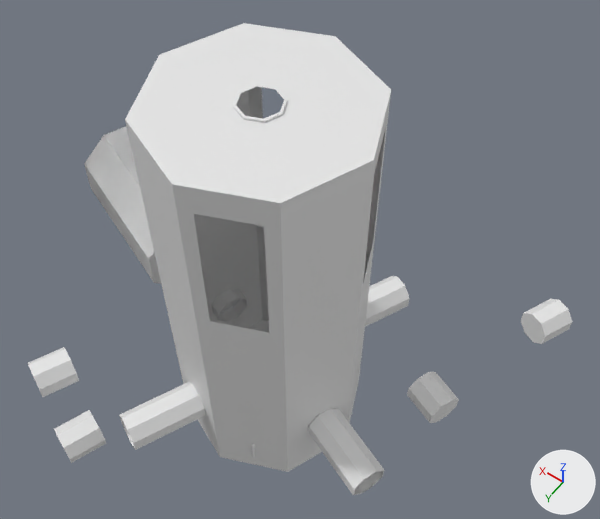
An edit to the Blender file Blender Files/Class Scene File.blend, drawn before and after from the same camera.
Camera for both pictures: a camera (50 mm lens) standing at (-117.0, 144.0, 334.0) and looking at (-2.0, -16.0, 82.0). Lighting does not change. The marker at lower right points along +X, +Y and +Z. The older version comes first.
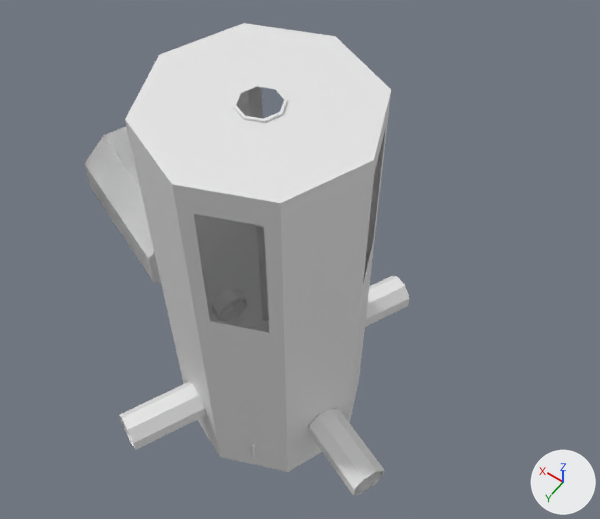
Diff of the bpy script that builds the scene:
```diff
--- a/Blender Files/Class Scene File.blend.py
+++ b/Blender Files/Class Scene File.blend.py
@@ ob_cylinder_001 @@
-ob_cylinder_001 = bpy.data.objects.new('Cylinder.001', me_cylinder_003)
-ob_cylinder_001.location = (64.1, 62.0, 40.4)
-ob_cylinder_001.rotation_euler = (-1.547, 0.398, -0.413)  # degrees (-89, 23, -24)
-ob_cylinder_001.scale = (-7.73, -7.73, -7.73)
@@ ob_cylinder_002 @@
-ob_cylinder_002 = bpy.data.objects.new('Cylinder.002', me_cylinder_004)
-ob_cylinder_002.location = (43.3, 72.2, 24.2)
-ob_cylinder_002.rotation_euler = (-1.6, 0.952, -0.398)  # degrees (-92, 55, -23)
-ob_cylinder_002.scale = (-7.73, -7.73, -7.73)
@@ ob_cylinder_003 @@
-ob_cylinder_003 = bpy.data.objects.new('Cylinder.003', me_cylinder_005)
-ob_cylinder_003.location = (-86.3, -84.9, 29.2)
-ob_cylinder_003.rotation_euler = (-1.547, 0.398, -0.413)  # degrees (-89, 23, -24)
-ob_cylinder_003.scale = (-7.73, -7.73, -7.73)
@@ ob_cylinder_005 @@
-ob_cylinder_005 = bpy.data.objects.new('Cylinder.005', me_cylinder_007)
-ob_cylinder_005.location = (-63.7, -25.9, 24.5)
-ob_cylinder_005.rotation_euler = (-4.688, -3.54, 1.208)  # degrees (-269, -203, 69)
-ob_cylinder_005.scale = (-7.73, -7.73, -7.73)
```

Pixel boxes (x1, y1, x2, y2) of what changed, in the pictures (600 x 519 px):
'Cylinder.005', deleted
    before: (407, 372, 459, 423)
'Cylinder.003', deleted
    before: (521, 299, 572, 344)
'Cylinder.002', deleted
    before: (54, 410, 106, 463)
'Cylinder.001', deleted
    before: (28, 347, 79, 397)
